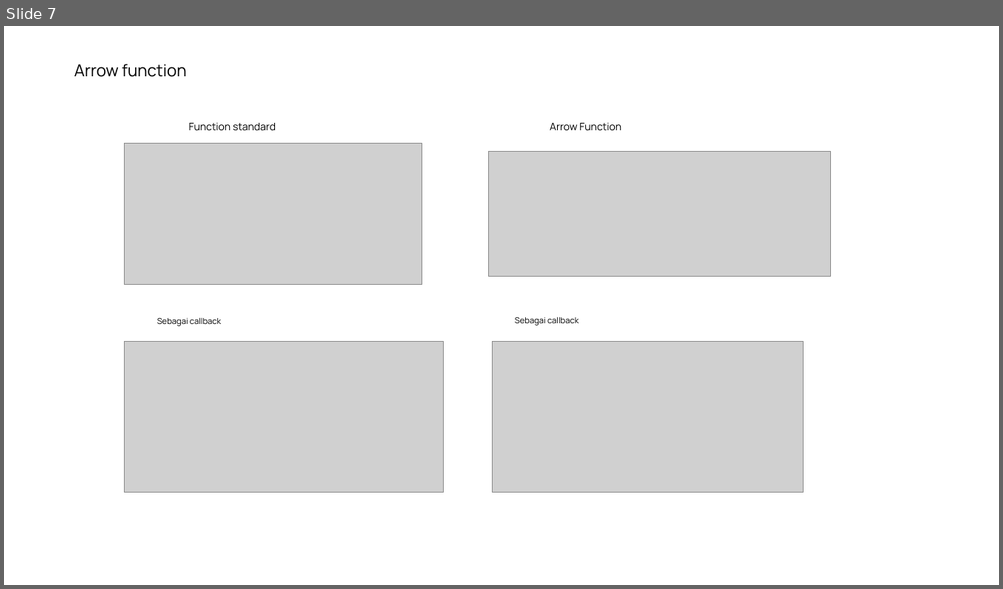
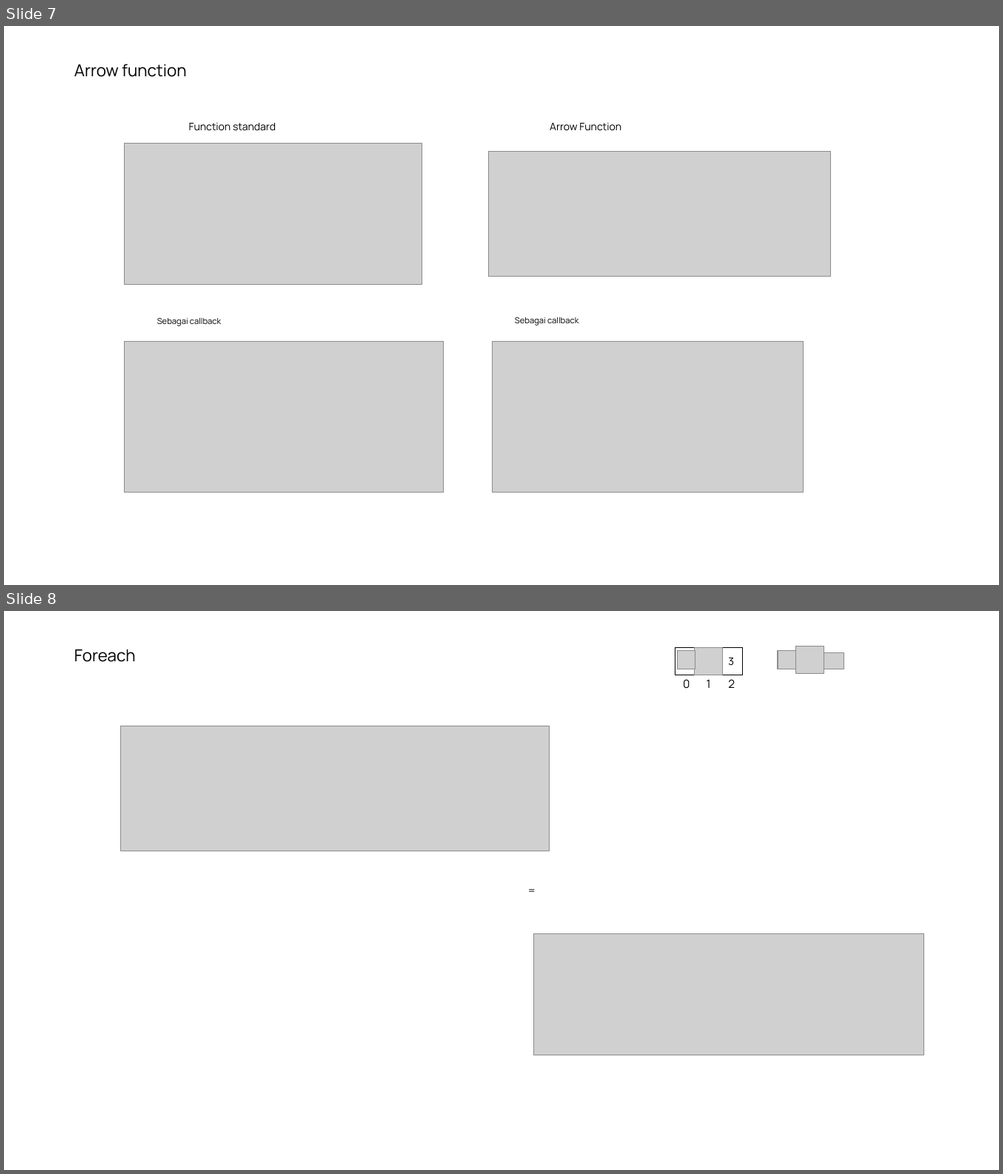
Before and after one commit to saddam-satria/learning-material, a slide deck: march/week-1/meeting-2/PPT.pptx. Shown one above the other, each under a label of ours: slide 7 before the commit, slides 7 and 8 after it. The pictures are 1003x589 and 1003x1174 pixels, drawn with LibreOffice and Linux fonts; fonts in the diff are those of the drawing; grey boxes stand for pictures; background and template pictures are left out. Boxes give left, top, right and bottom in pixels: in the first picture for what was removed or moved away, otherwise in the second. Text is boxed around its words. In the diff, an @@ line names an element or a change of style, - is before the commit and + after.

```diff
--- a/march/week-1/meeting-2/PPT.pptx
+++ b/march/week-1/meeting-2/PPT.pptx
@@ slide 8 added at <box>4,611,999,1170</box>, background #FFFFFF @@
@@ text added at <box>74,649,136,662</box>, 16 pt, text #000000 @@
+Foreach
@@ rectangle added at <box>674,647,697,675</box>, outline #000000 1 pt, 10 pt, text #000000 @@
+1
@@ picture added at <box>677,651,696,670</box> @@
@@ picture added at <box>695,647,723,675</box> @@
@@ rectangle added at <box>697,647,720,675</box>, outline #000000 1 pt, 10 pt, text #000000 @@
+2
@@ rectangle added at <box>720,647,742,675</box>, outline #000000 1 pt, 10 pt, text #000000 @@
+3
@@ picture added at <box>778,651,797,670</box> @@
@@ picture added at <box>796,646,823,674</box> @@
@@ picture added at <box>824,652,844,669</box> @@
@@ text added at <box>683,679,689,689</box>, 11 pt, text #000000 @@
+0
@@ text added at <box>706,680,711,688</box>, 11 pt, text #000000 @@
+1
@@ text added at <box>728,679,734,688</box>, 11 pt, text #000000 @@
+2
@@ picture added at <box>121,726,549,851</box> @@
@@ text added at <box>521,881,542,901</box>, 10 pt, text #000000 @@
+=
@@ picture added at <box>534,934,924,1056</box> @@
```
Also in this commit, not shown: 2 other slides added, 3 other files.
